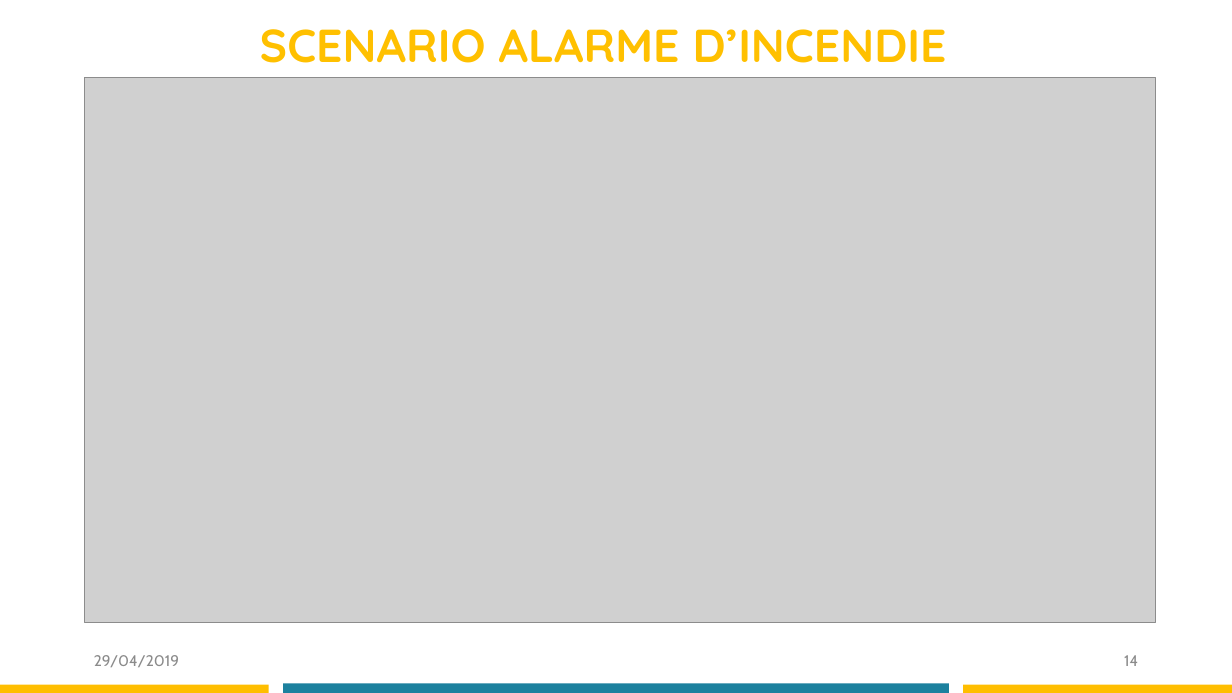
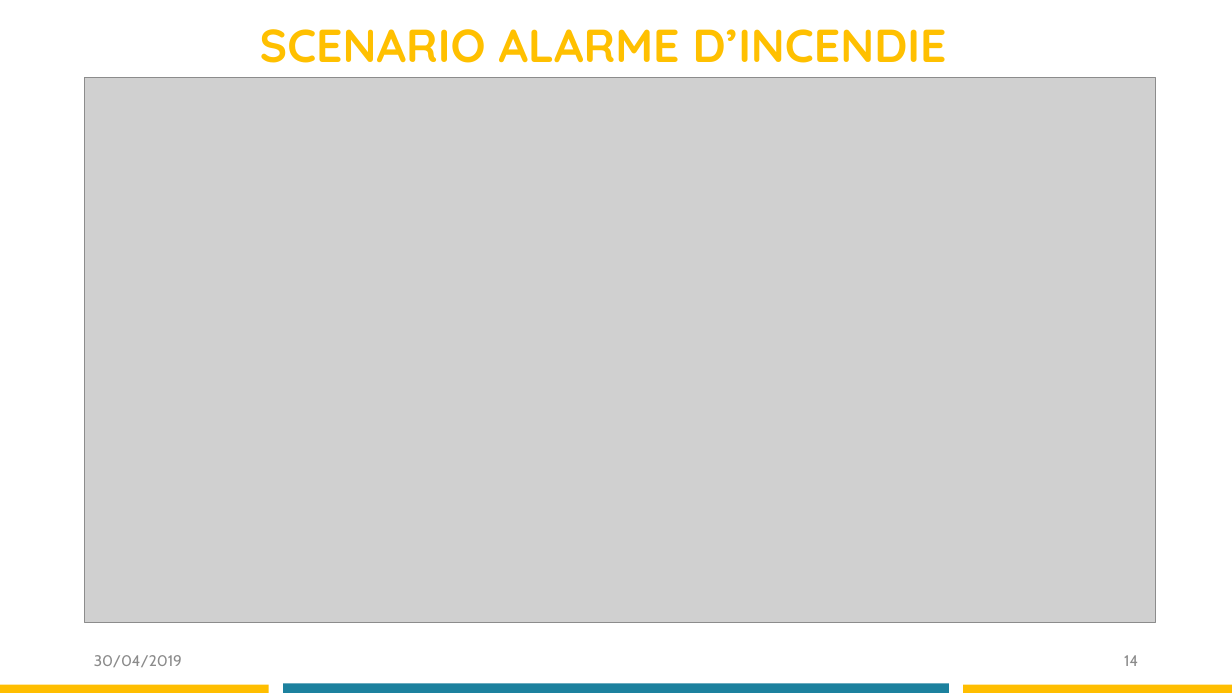
Before and after one commit to ansnoussi/conceptionGL2, a slide deck: slide 14 of Présentation Projet .pptx. Drawn at 1232x693 pixels with LibreOffice and Linux fonts; fonts in the diff are those of the drawing; grey boxes stand for pictures. Boxes give left, top, right and bottom in pixels: in the first picture for what was removed or moved away, otherwise in the second. Text is boxed around its words. In the diff, an @@ line names an element or a change of style, - is before the commit and + after.

```diff
--- a/Présentation Projet .pptx
+++ b/Présentation Projet .pptx
@@ text at bbox=[94, 655, 182, 667]: text changed @@
-29/04/2019
+30/04/2019
```
Also in this commit, not shown: 17 other slides changed.
